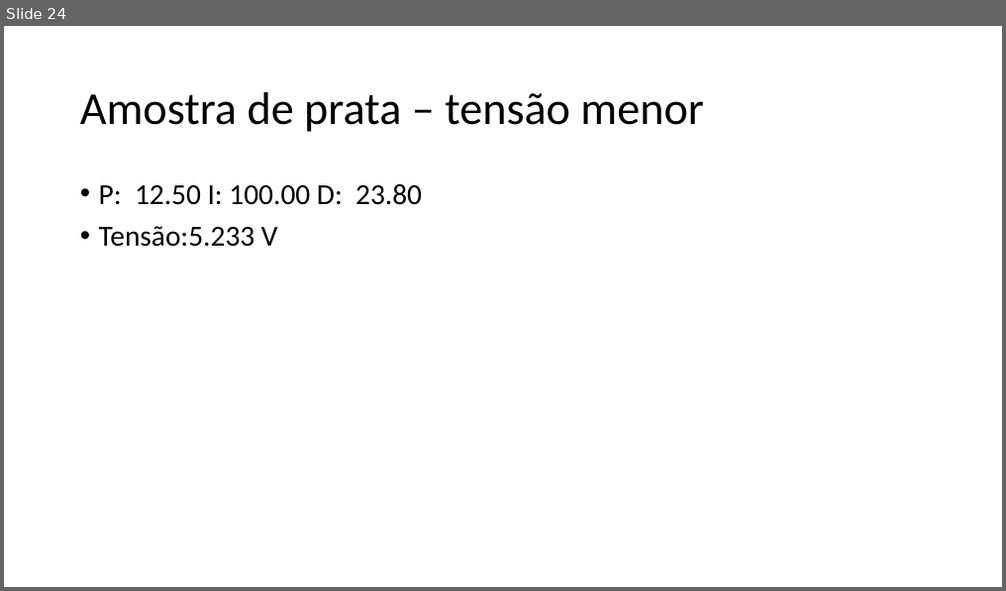
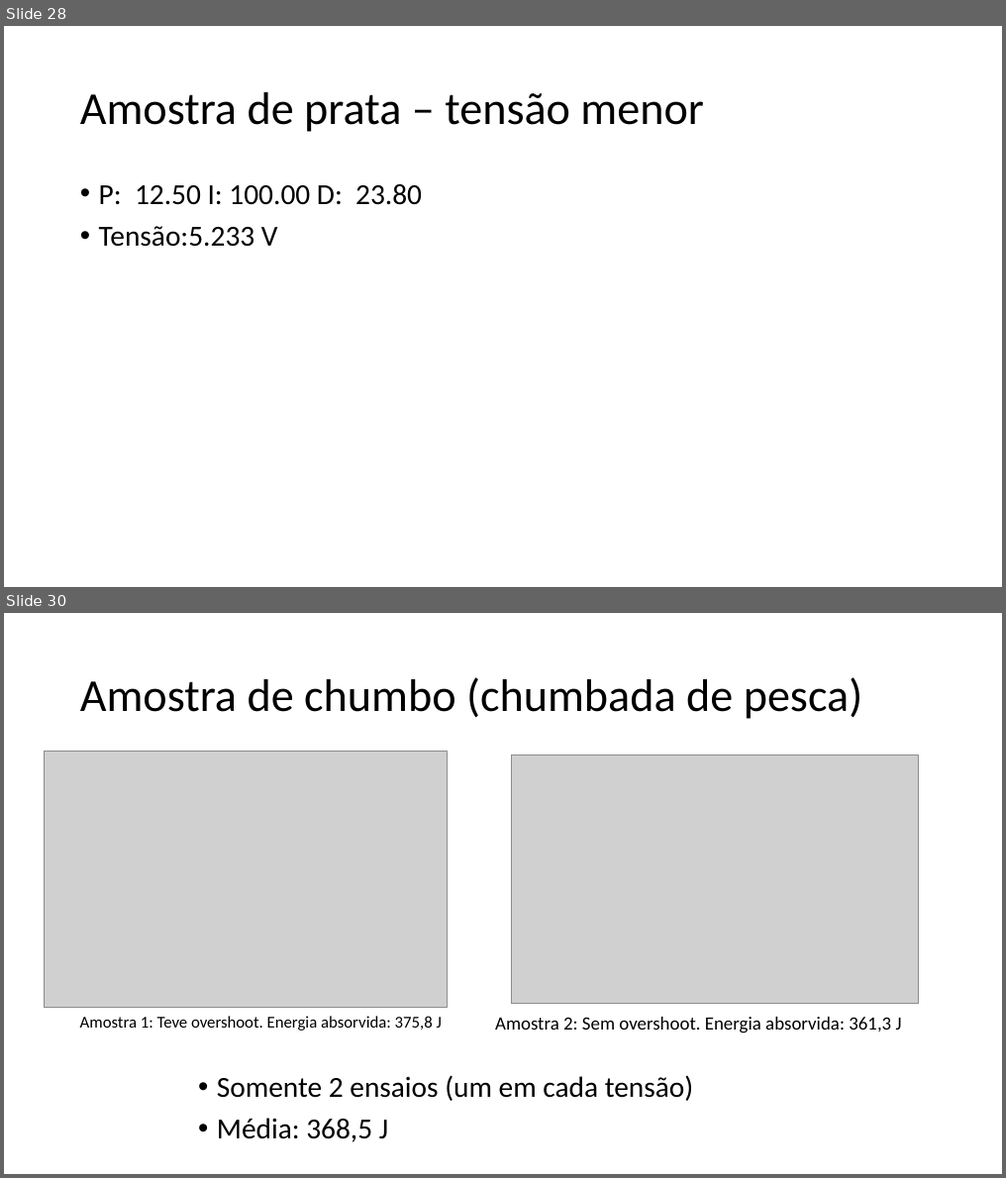
Before and after one commit to gg881/Calorimetro, a slide deck: Análises.pptx. Shown one above the other, each under a label of ours: slide 24 before the commit, slides 28 and 30 after it; the slides between them are not shown. The pictures are 1006x591 and 1006x1178 pixels, drawn with LibreOffice and Linux fonts; fonts in the diff are those of the drawing; grey boxes stand for pictures. Boxes give left, top, right and bottom in pixels: in the first picture for what was removed or moved away, otherwise in the second. Text is boxed around its words. In the diff, an @@ line names an element or a change of style, - is before the commit and + after.

```diff
--- a/Análises.pptx
+++ b/Análises.pptx
@@ slide 30 added at (x1=4, y1=613, x2=1002, y2=1174), background #FFFFFF @@
@@ title added at (x1=80, y1=677, x2=863, y2=719), 44 pt, text #000000 @@
+Amostra de chumbo (chumbada de pesca)
@@ picture added at (x1=44, y1=752, x2=448, y2=1008) @@
@@ picture added at (x1=511, y1=756, x2=918, y2=1004) @@
@@ text added at (x1=80, y1=1016, x2=442, y2=1031), 16 pt, text #000000 @@
+Amostra 1: Teve overshoot. Energia absorvida: 375,8 J
@@ text added at (x1=495, y1=1017, x2=902, y2=1034), 18 pt, text #000000 @@
+Amostra 2: Sem overshoot. Energia absorvida: 361,3 J
@@ text added at (x1=217, y1=1075, x2=693, y2=1143), 28 pt, text #000000 @@
+• Somente 2 ensaios (um em cada tensão)
+• Média: 368,5 J
@@ what was slide 24 is now slide 28 @@
```
Also in this commit, not shown: 12 slides changed, 9 other slides added, 1 slide removed, 37 other files.
